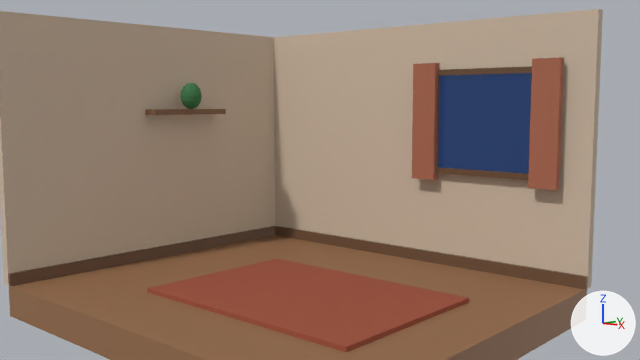
One commit to the Blender file Blender/Cozy Computer Room/cozy-computer-room.blend: the scene before it, then after it.
Camera for both pictures: the file's camera 'Camera_Hero'. Arrows for +X, +Y and +Z are at lower right; the lights stay in place. The picture after the commit comes second.

Names of what the first picture shows: 'Cube', 'Curtain_Left', 'Curtain_Right', 'Room_BackWall', 'Room_BaseboardBack', 'Room_BaseboardLeft', 'Room_Floor', 'Room_LeftWall', 'Window_Frame_Bottom', 'Window_Frame_Top', 'Window_Glass' and 3 more.
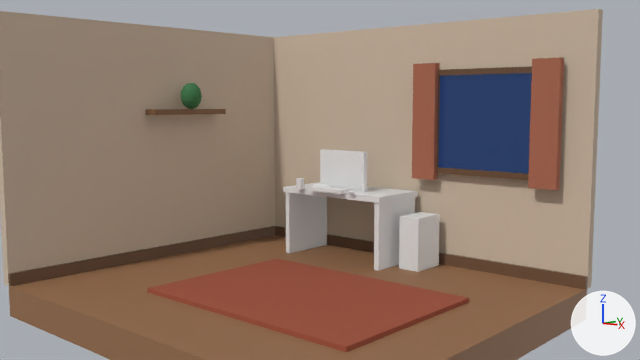
What differs and where, as boxes [x1, y1, x2, y2] in the pictures (640 x 360 px):
'Desk_Leg_Left', added: after [286, 192, 327, 253]
'PC_Tower', added: after [399, 212, 440, 272]
'Desk_Leg_Right', added: after [374, 197, 415, 271]
'Monitor_Screen', added: after [322, 152, 362, 189]
'Desk_Top', added: after [283, 182, 418, 203]
'Monitor_Body', added: after [320, 149, 367, 192]
'Keyboard', added: after [309, 186, 352, 194]
'Mug', added: after [296, 178, 304, 190]
'Headphones', added: after [312, 183, 330, 187]

The change in detail:
Mesh me_headphones_mesh is new.
It is a UV sphere (16 segments, 8 rings, poles along z) spanning x -1.0..1.0, y -1.0..1.0, z -1.0..1.0.
Mesh me_mug_mesh is new.
It is a 32-sided cylinder along z spanning x -1.0..1.0, y -1.0..1.0, z -1.0..1.0.
Mesh me_pc_tower_mesh is new.
It is a box spanning x -1.0..1.0, y -1.0..1.0, z -1.0..1.0.
Mesh me_keyboard_mesh is new.
It is a box spanning x -1.0..1.0, y -1.0..1.0, z -1.0..1.0.
Mesh me_monitor_screen_mesh is new.
It is a box spanning x -1.0..1.0, y -1.0..1.0, z -1.0..1.0.
Mesh me_monitor_body_mesh is new.
It is a box spanning x -1.0..1.0, y -1.0..1.0, z -1.0..1.0.
Mesh me_desk_leg_right_mesh is new.
It is a box spanning x -1.0..1.0, y -1.0..1.0, z -1.0..1.0.
Mesh me_desk_leg_left_mesh is new.
It is a box spanning x -1.0..1.0, y -1.0..1.0, z -1.0..1.0.
Mesh me_desk_top_mesh is new.
It is a box spanning x -1.0..1.0, y -1.0..1.0, z -1.0..1.0.
Object 'Headphones' (ob_headphones) is new; it shows me_headphones_mesh.
Its location is (-0.75, 1.2, 0.81).
Its scale is (0.12, 0.08, 0.03).
Object 'Mug' (ob_mug) is new; it shows me_mug_mesh.
Its location is (-0.9, 1.02, 0.84).
Its scale is (0.045, 0.045, 0.06).
Object 'PC_Tower' (ob_pc_tower) is new; it shows me_pc_tower_mesh.
Its location is (0.4, 1.5, 0.28).
Its scale is (0.12, 0.2, 0.28).
Object 'Keyboard' (ob_keyboard) is new; it shows me_keyboard_mesh.
Its location is (-0.5, 1.08, 0.8).
Its scale is (0.24, 0.09, 0.02).
Object 'Monitor_Screen' (ob_monitor_screen) is new; it shows me_monitor_screen_mesh.
Its location is (-0.5, 1.272, 1.0).
Its scale is (0.29, 0.006, 0.19).
Object 'Monitor_Body' (ob_monitor_body) is new; it shows me_monitor_body_mesh.
Its location is (-0.5, 1.3, 1.0).
Its scale is (0.32, 0.025, 0.22).
Object 'Desk_Leg_Right' (ob_desk_leg_right) is new; it shows me_desk_leg_right_mesh.
Its location is (0.15, 1.4, 0.375).
Its scale is (0.03, 0.33, 0.375).
Object 'Desk_Leg_Left' (ob_desk_leg_left) is new; it shows me_desk_leg_left_mesh.
Its location is (-1.15, 1.4, 0.375).
Its scale is (0.03, 0.33, 0.375).
Object 'Desk_Top' (ob_desk_top) is new; it shows me_desk_top_mesh.
Its location is (-0.5, 1.4, 0.75).
Its scale is (0.7, 0.35, 0.03).
